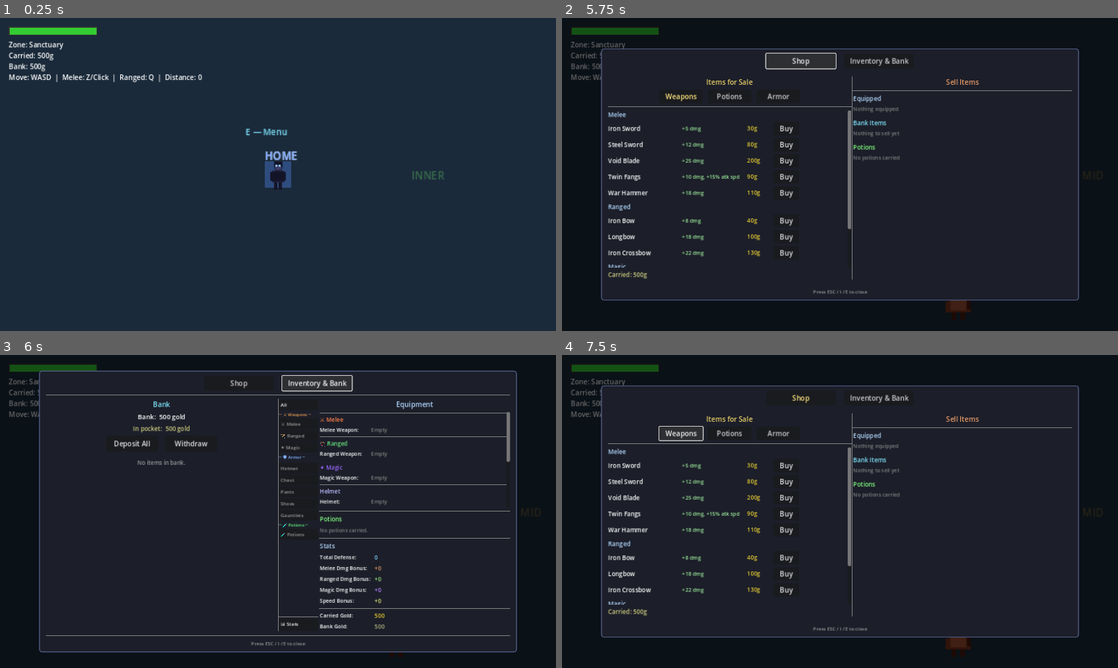
Above: before the commit, frames 1-4 (two rows, left to right).
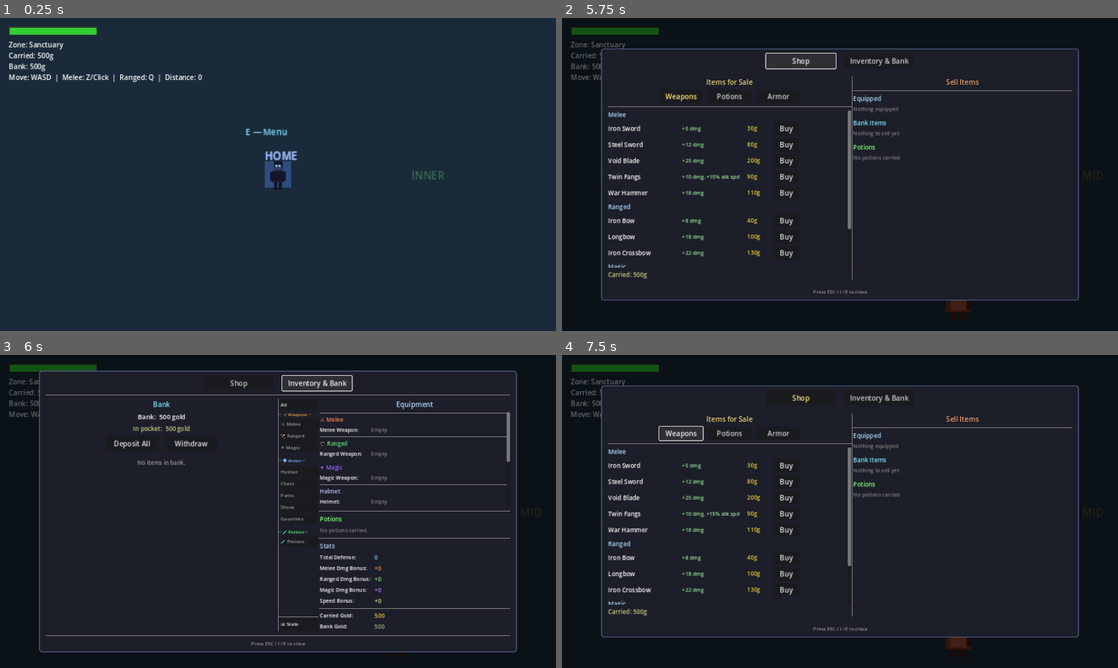
Above: after the commit, the same moments.

Repository: cbradshaw11/game-concept
Game: Godot game, scene res://scenes/world/world_scene.tscn
Two runs of this game, one before a commit and one after it. Both use one fixed random seed, a clock stepped at 60 frames per second and the inputs below.
Inputs:
- Up to frame 1 (0.25 s): no input
- Up to frame 2 (5.75 s): tap Enter at 0.5 s; hold Right (ui_right) 0.53-1.28 s; tap Space (attack) at 0.6 s; hold Down (ui_down) 1.28-2.03 s; tap R (attack_magic) at 1.35 s; hold Right (ui_right) 2.03-2.78 s; tap Z (attack_melee) at 2.1 s; hold Up (ui_up) 2.78-3.53 s; tap Q (attack_ranged) at 2.85 s; hold Left (ui_left) 3.53-5 s; tap X (guard) at 3.6 s; tap E (interact) at 4.35 s; click "Shop" at 5 s
- Up to frame 3 (6 s): click "Inventory & Bank" at 5.75 s
- Up to frame 4 (7.5 s): click "Shop" at 6.5 s; click "Weapons" at 7.25 s

Frames 1-2 are identical in both runs. In frame 3, 0.4% of the frame differs, in the area x 50-56%, y 32-61%; in frame 4, nothing differs.

Commit message:
fix: add spacing between Magic/Armor and Gauntlets/Potions in sidebar

Diff:
--- a/game/scenes/hub/unified_menu.gd
+++ b/game/scenes/hub/unified_menu.gd
@@ -1122,17 +1122,24 @@
 		["⚔ Melee", "melee", ""],
 		["🏹 Ranged", "ranged", ""],
 		["✦ Magic", "magic", ""],
+		["_gap_", "", ""],
 		["_header_", "Armor", "🛡"],
 		["Helmet", "helmet", ""],
 		["Chest", "breastplate", ""],
 		["Pants", "pants", ""],
 		["Shoes", "shoes", ""],
 		["Gauntlets", "gauntlets", ""],
+		["_gap_", "", ""],
 		["_header_", "Potions", "🧪"],
 		["🧪 Potions", "potions", ""],
 	]
 
 	for f in filters:
+		if f[0] == "_gap_":
+			var gap := Control.new()
+			gap.custom_minimum_size = Vector2(0, 6)
+			sidebar.add_child(gap)
+			continue
 		if f[0] == "_header_":
 			var lbl := Label.new()
 			lbl.text = "─ %s %s ─" % [f[2], f[1]]
